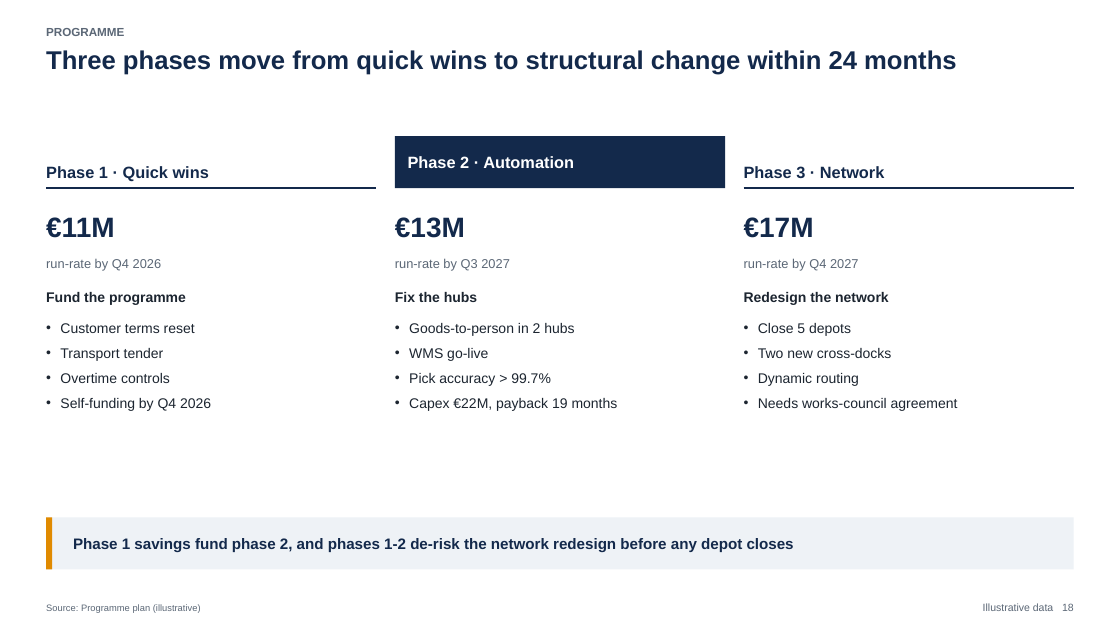
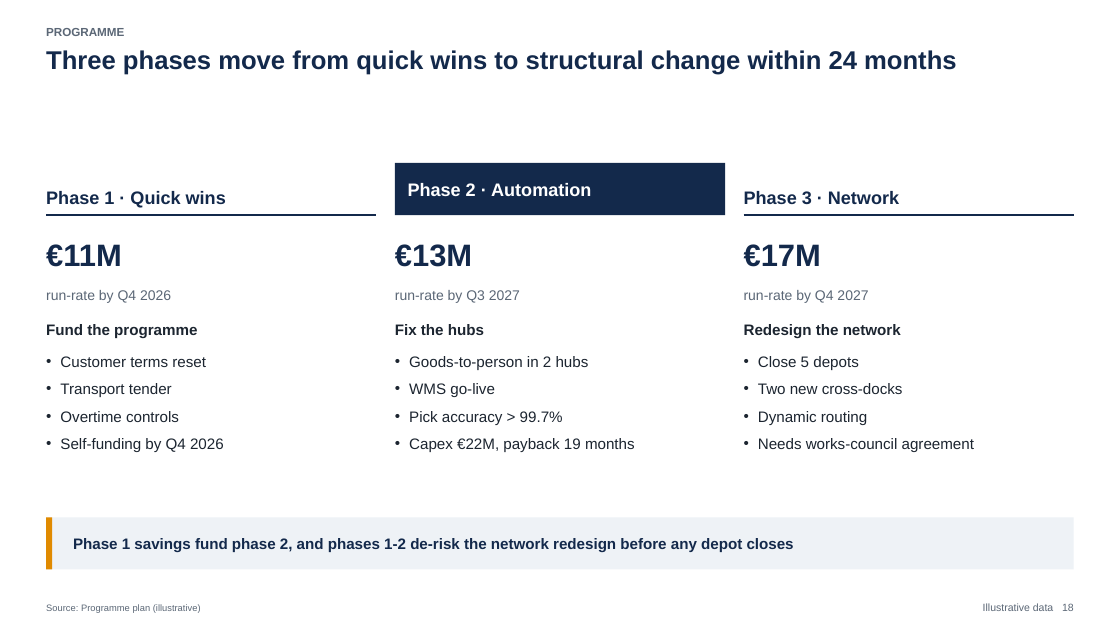
Before and after one commit to diegonievesdesantos-oss/MBBslides, a slide deck: slide 18 of examples/gallery/output/deck.pptx. Drawn at 1120x630 pixels with LibreOffice and Linux fonts; fonts in the diff are those of the drawing. Boxes give left, top, right and bottom in pixels: in the first picture for what was removed or moved away, otherwise in the second. Text is boxed around its words. In the diff, an @@ line names an element or a change of style, - is before the commit and + after.

```diff
--- a/examples/gallery/output/deck.pptx
+++ b/examples/gallery/output/deck.pptx
@@ 3 texts, 2 lines, 1 rectangle: place and size @@
-3 texts, 2 lines, 1 rectangle at (46,136,1074,188)
+3 texts, 2 lines, 1 rectangle at (46,163,1074,215)
@@ size 14 to 15.5 pt in 3 elements at (46,191,226,208), (408,183,591,196), (744,191,899,204) @@
@@ text "€11M": place and size @@
-text "€11M" at (46,217,114,238)
+text "€11M" at (46,244,122,267)
@@ text "€13M": place and size @@
-text "€13M" at (395,217,465,238)
+text "€13M" at (395,244,472,267)
@@ size 24 to 26.5 pt in 3 elements at (46,244,122,267), (395,244,472,267), (744,244,821,267) @@
@@ text "€17M": place and size @@
-text "€17M" at (744,217,814,238)
+text "€17M" at (744,244,821,267)
@@ size 11 to 12 pt in 3 elements at (46,290,171,303), (744,290,868,303), (395,290,520,303) @@
@@ size 12 to 13 pt in 6 elements at (60,356,224,452), (409,356,635,452), (758,356,974,452), (46,324,197,338), (395,324,484,335), (744,324,901,338) @@
@@ 6 texts: place and size @@
-6 texts at (46,258,889,305)
+6 texts at (46,290,901,338)
@@ text "Customer terms reset": place and size @@
-text "Customer terms reset" at (60,323,211,411)
+text "Customer terms reset" at (60,356,224,452)
@@ text "Goods-to-person in 2 hubs": place and size @@
-text "Goods-to-person in 2 hubs" at (409,323,618,411)
+text "Goods-to-person in 2 hubs" at (409,356,635,452)
@@ text "Close 5 depots": place and size @@
-text "Close 5 depots" at (758,323,958,411)
+text "Close 5 depots" at (758,356,974,452)
```
Also in this commit, not shown: 3 other slides changed, 54 other files.
